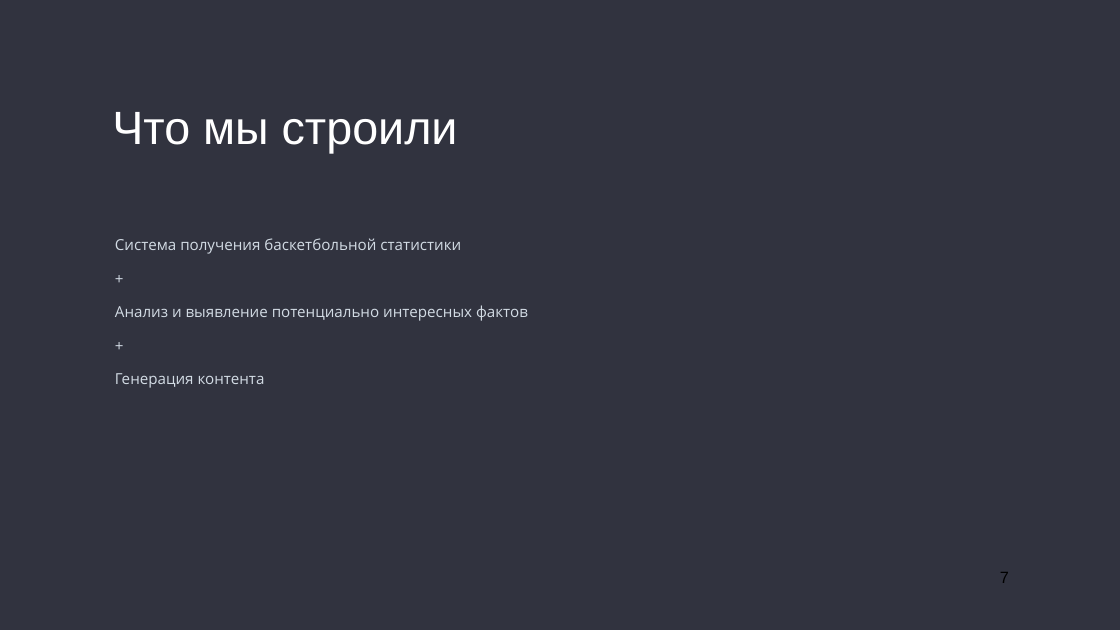
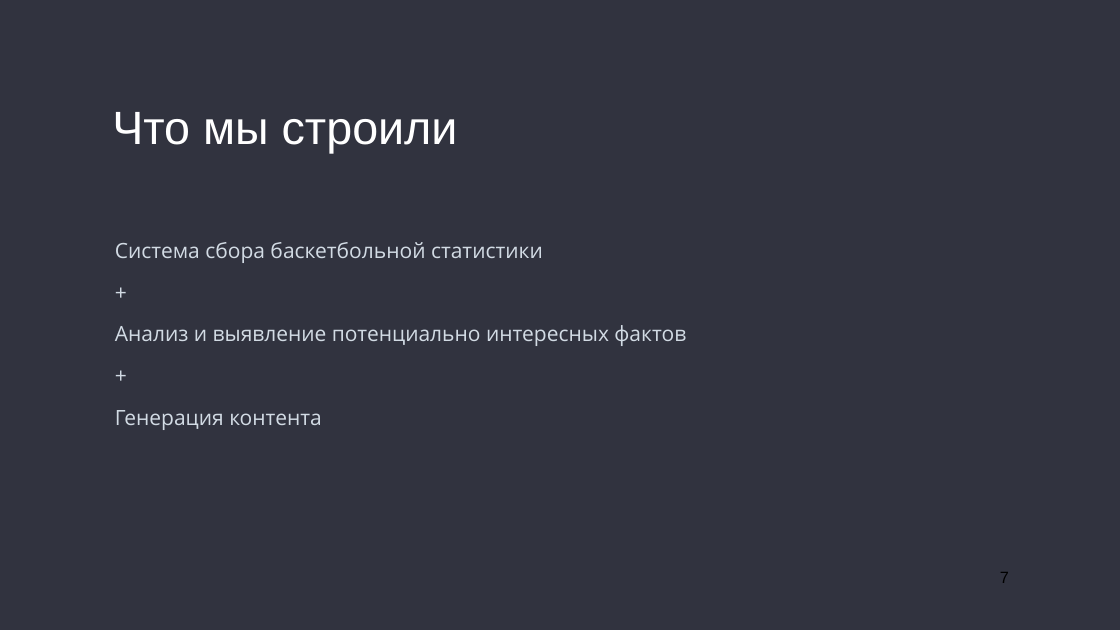
Before and after one commit to no-one2k/basnya, a slide deck: slide 7 of designdoc/basnya_v1.pptx. Drawn at 1120x630 pixels with LibreOffice and Linux fonts; fonts in the diff are those of the drawing. Boxes give left, top, right and bottom in pixels: in the first picture for what was removed or moved away, otherwise in the second. Text is boxed around its words. In the diff, an @@ line names an element or a change of style, - is before the commit and + after.

```diff
--- a/designdoc/basnya_v1.pptx
+++ b/designdoc/basnya_v1.pptx
@@ text at box(115, 242, 543, 263): text changed; size 26 to 36 pt @@
-Система получения баскетбольной статистики
+Система сбора баскетбольной статистики
@@ text at box(115, 325, 686, 430): size 26 to 36 pt in "+", "Анализ и выявление потенциально интересных фактов", "+", "Генерация контента" @@
```
Also in this commit, not shown: 7 other slides changed, 1 slide added, 2 slides removed.
